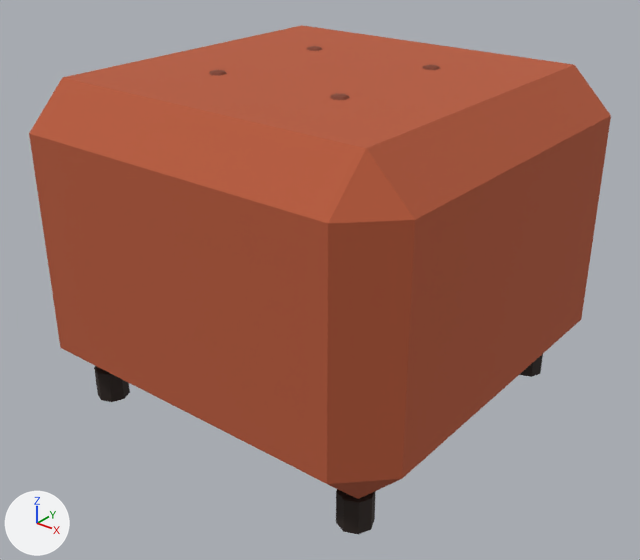
What one commit did to the glTF model godot/assets/models/furniture/ottoman.glb.
One viewpoint serves both versions: a 50 mm lens placed at (0.606, -0.768, 0.619), pointed at (0.009, -0.022, 0.156). The lights are fixed; the arrows at lower left show +X, +Y and +Z. The first picture is the older version. Vertices at exactly the same position are counted once.

The first picture shows 'ottoman'.
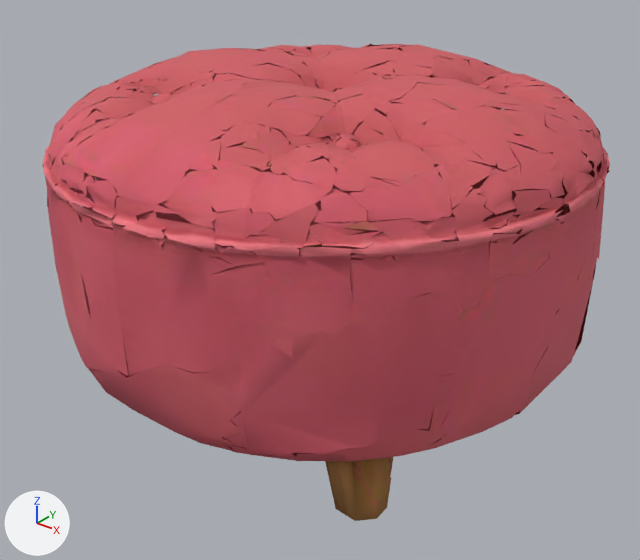
The edits, one by one:
Picture 'Image_0' (img_image_0) is new.
Picture 'Image_2' (img_image_2) is new.
Material 'Material_0' (mat_material_0) is new.
Uses the picture img_image_0.
Uses the picture img_image_2.
me_ottoman is used by ob_ottoman; location (0.0, 0.0, 0.0).
me_ottoman had 168 vertices, 300 faces and spanned x -0.25..0.25, y -0.25..0.25, z 0.0..0.404.
me_ottoman no longer uses material mat_cb85a3a (orange #b85a3a).
me_ottoman no longer uses material mat_c2a1e18 (black #2a1e18).
me_ottoman no longer uses material mat_c803e28 (brown #803e28).
me_ottoman now has 5858 vertices, 6000 faces and spans x -0.311..0.311, y -0.312..0.312, z 0.0..0.404.
me_ottoman part 1: the loose piece of 24 vertices spanning x -0.25..0.25, y -0.25..0.25, z 0.04..0.4 is rebuilt with 3137 vertices and now spans x -0.311..0.311, y -0.312..0.312, z 0.0..0.404, in mat_material_0.
me_ottoman part 2: 7 loose pieces with 124 vertices, spanning x -0.21..0.21, y -0.21..0.21, z 0.0..0.404, are deleted.
me_ottoman part 3: 20 vertices removed from x 0.073..0.094, y -0.095..-0.071, z 0.392..0.404; 2355 vertices added at x -0.308..0.304, y -0.31..0.303, z 0.217..0.404.
me_ottoman part 4: 335 vertices added at x 0.027..0.29, y 0.078..0.303, z 0.307..0.395.
me_ottoman part 5: 23 vertices added at x 0.187..0.257, y -0.194..-0.14, z 0.067..0.108.
Other edits to the shape of me_ottoman do not show in these pictures.
me_ottoman gains material mat_material_0.

Location of each change, [x1, y1, x2, y2] in pixels of the pictures (640 x 560 px):
'ottoman', reshaped (6% shorter): before [29, 25, 611, 534]; after [42, 44, 610, 521]
part 1 of me_ottoman, rebuilt: before [29, 25, 611, 499]; after [42, 44, 610, 521]
part 2 of me_ottoman, deleted: before [94, 46, 543, 534]
part 3 of me_ottoman, reshaped: before [330, 93, 350, 100]; after [42, 45, 564, 263]
part 4 of me_ottoman, added: after [450, 58, 610, 173]
part 5 of me_ottoman, added: after [355, 442, 437, 466]
